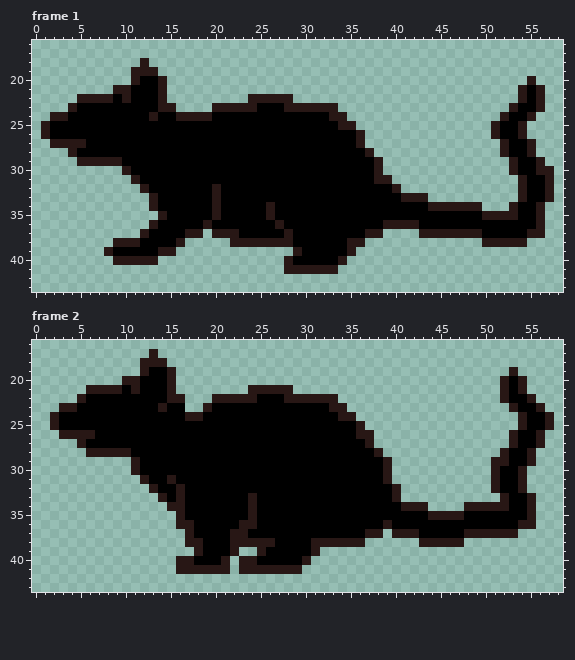
Pixel-art file, stored at assets/archives/rat_sprite_archive.ase. Above: the version before the commit.
59x50 pixels, 16 frames. Shown: frame 1: x 0..58, y 16..43; frame 2: x 0..58, y 16..43. The commit also changed other frames, which this record leaves out.
And afterwards:
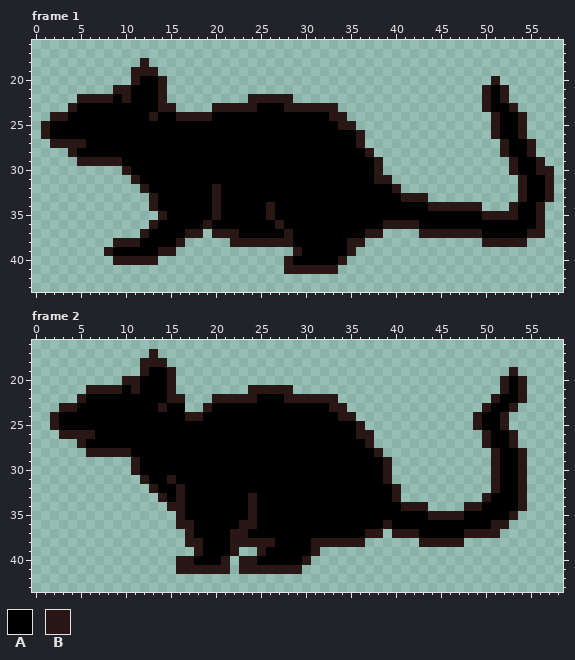
Palette (. is transparent): A #000000  B #281715
From old to new:
Changed rows in their new state; - is an unchanged pixel.
Frame 1:
first column x 50:
20 -B---.-
21 BAB-...
22 BAB-...
23 BAA-...
24 -BA-B.-
Frame 2:
first column x 49:
22 --BA-B.--
23 -BAA-...-
24 BAAB-....
25 BAAB-....
26 -BAA-...-
27 -BAA-...-
28 --BA-B.--
29 ---A-B.--
first column x 50:
33 BAA-B.
34 AAA-B.
35 ---B..
36 -BB...
37 --..--
